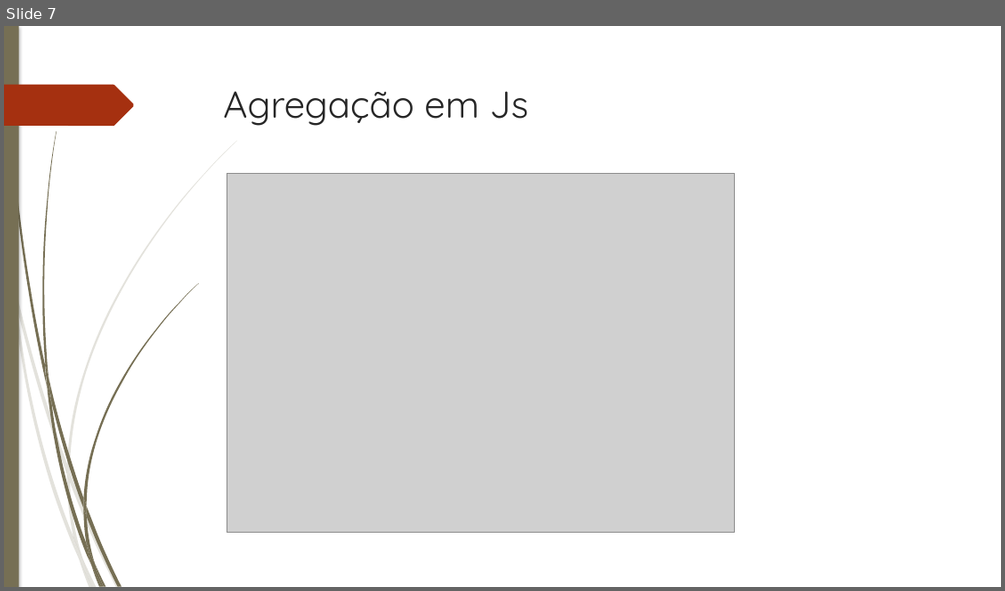
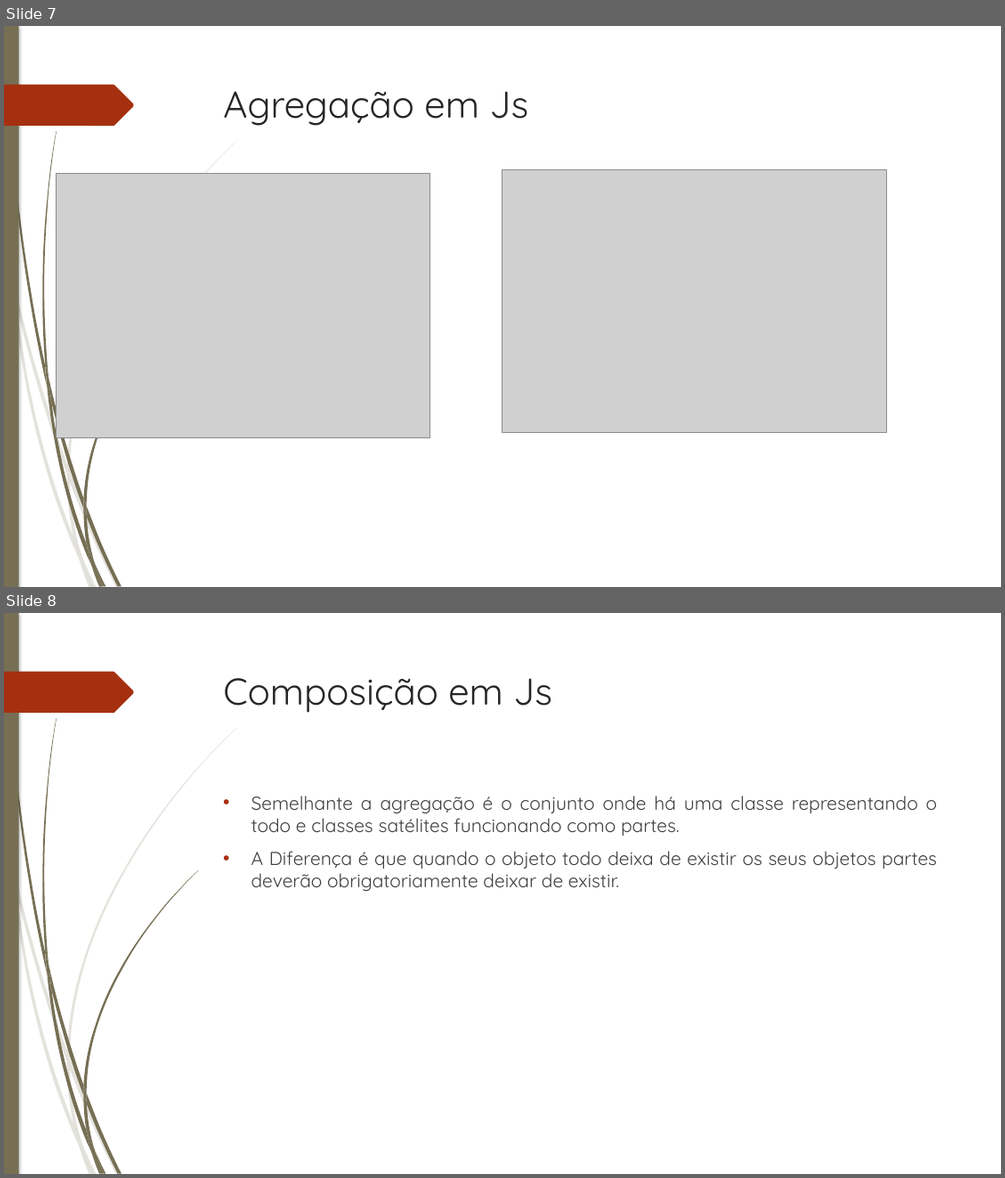
Before and after one commit to josemdfjunior/PLP, a slide deck: Atividade09/PLP_Atividade_09__Max.pptx. Shown one above the other, each under a label of ours: slide 7 before the commit, slides 7 and 8 after it. The pictures are 1005x591 and 1005x1178 pixels, drawn with LibreOffice and Linux fonts; fonts in the diff are those of the drawing; grey boxes stand for pictures. Boxes give left, top, right and bottom in pixels: in the first picture for what was removed or moved away, otherwise in the second. Text is boxed around its words. In the diff, an @@ line names an element or a change of style, - is before the commit and + after.

```diff
--- a/Atividade09/PLP_Atividade_09__Max.pptx
+++ b/Atividade09/PLP_Atividade_09__Max.pptx
@@ slide 8 added at [4,613,1001,1174], background #FFFFFF; not listed: 11 template elements that a slide beside it also shows @@
@@ freeform shape added at [4,672,134,713], fill #A53010 @@
@@ text added at [223,678,552,713], 36 pt, text #262626 @@
+Composição em Js
@@ text added at [251,795,937,891], 18 pt, text #404040 @@
+• Semelhante a agregação é o conjunto onde há uma classe representando o todo e classes satélites funcionando como partes.
+• A Diferença é que quando o objeto todo deixa de existir os seus objetos partes deverão obrigatoriamente deixar de existir.
@@ group added at [12,728,237,1174]: 5 freeform shapes @@
@@ group added at [7,613,198,1174]: 7 freeform shapes @@
@@ slide 7 changed as well @@
@@ picture: place and size @@
-picture at [226,174,735,532]
+picture at [56,174,430,438]
@@ picture added at [502,169,886,432] @@
@@ outline redrawn in 8 elements at [70,472,120,587], [12,288,80,560], [67,141,237,472], [86,506,121,586], [42,131,57,379], [96,564,106,587], [83,283,198,506], [86,543,104,586] @@
```
Also in this commit, not shown: 14 other slides changed, 1 other slide added, 5 other files.
